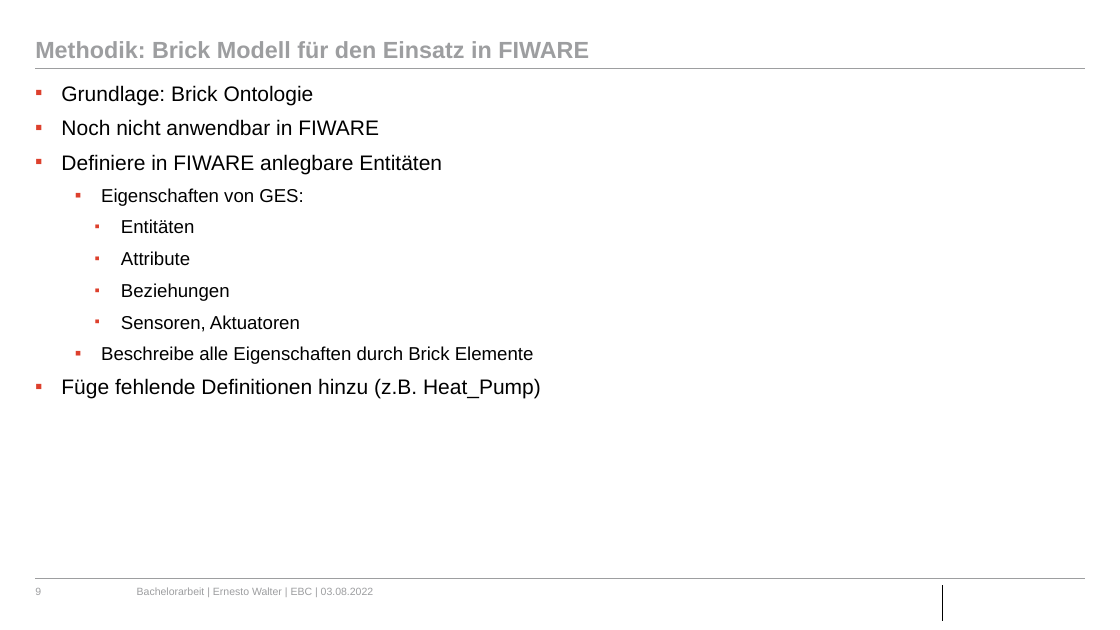
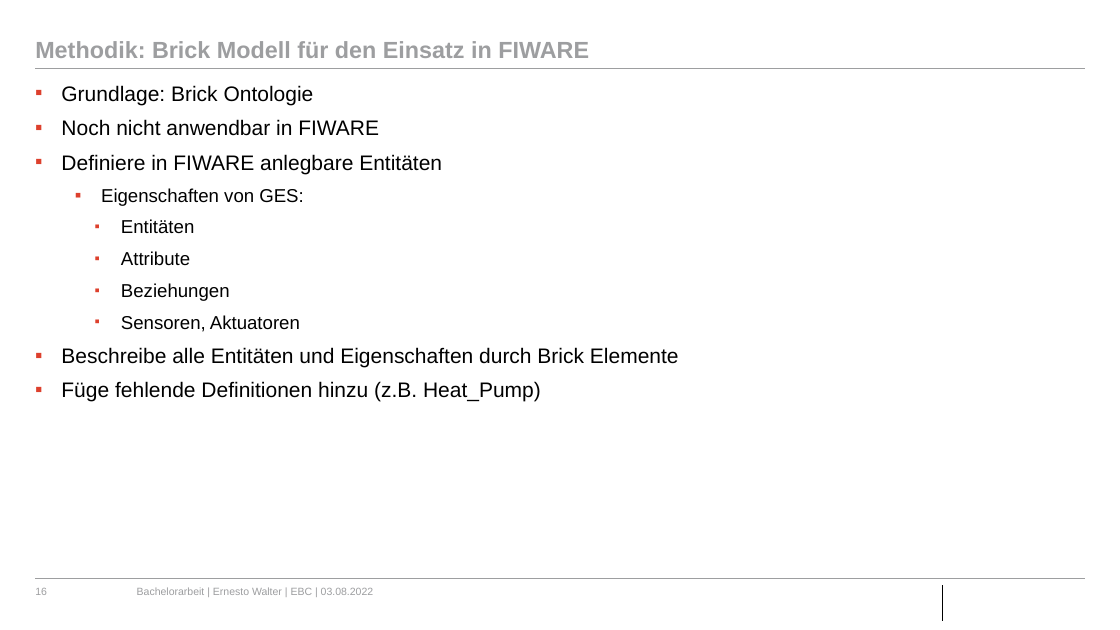
Before and after one commit to ErnestoVivas/FiBEM, a slide deck: slide 16 of docs/BA_Bergfest_Ernesto.pptx (slide 9 before the commit). Drawn at 1120x630 pixels with LibreOffice and Linux fonts; fonts in the diff are those of the drawing; background and template pictures are left out. Boxes give left, top, right and bottom in pixels: in the first picture for what was removed or moved away, otherwise in the second. Text is boxed around its words. In the diff, an @@ line names an element or a change of style, - is before the commit and + after.

```diff
--- a/docs/BA_Bergfest_Ernesto.pptx
+++ b/docs/BA_Bergfest_Ernesto.pptx
@@ text at (61, 347, 679, 367): text changed; size 16 to 18 pt @@
-  ▪ Beschreibe alle Eigenschaften durch Brick Elemente
+▪ Beschreibe alle Entitäten und Eigenschaften durch Brick Elemente
@@ page number at (35, 588, 47, 595): text changed @@
-9
+16
```
Also in this commit, not shown: 8 slides added.
